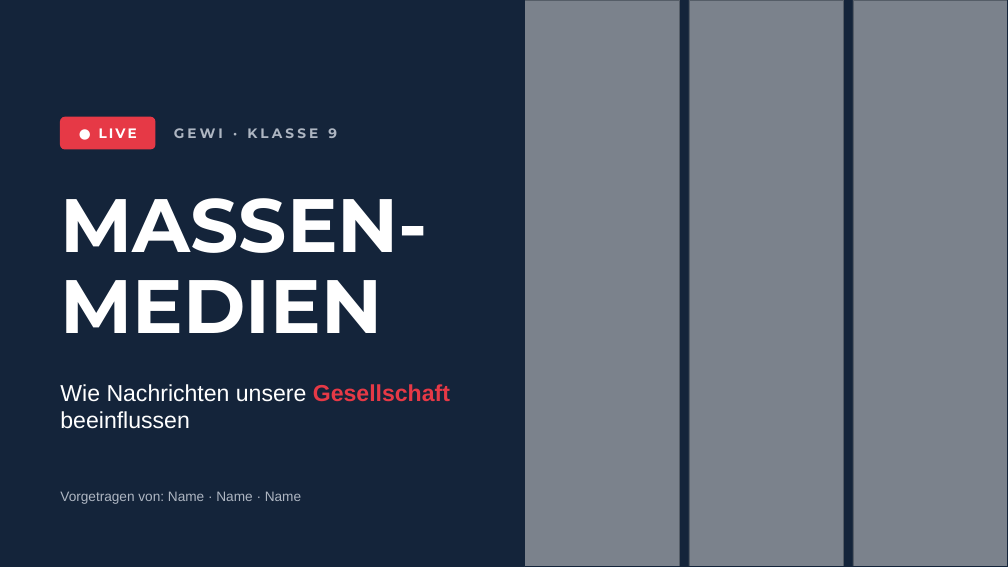
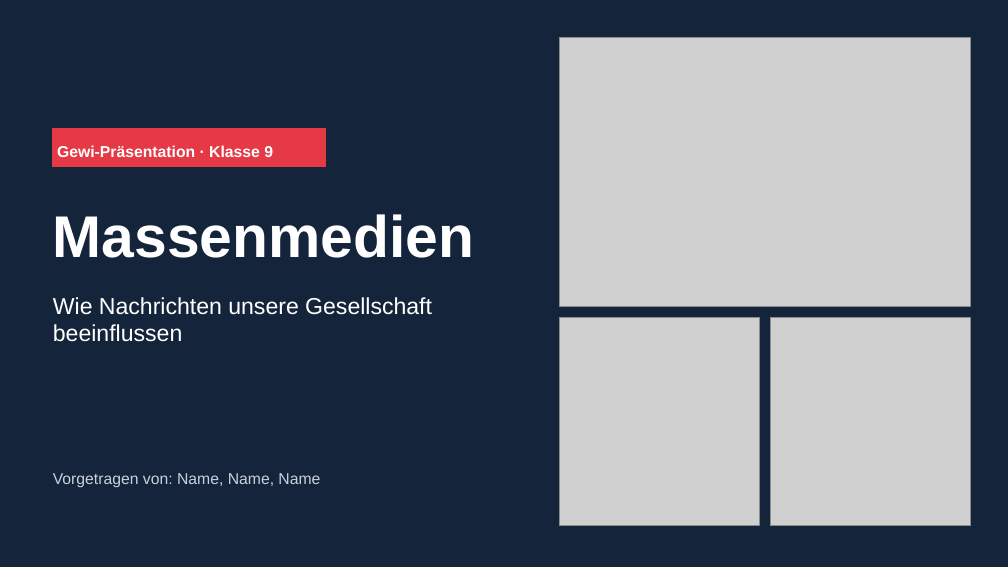
Before and after one commit to kewinngatcheu-cpu/UrbanIQ, a slide deck: slide 1 of Gewi_Massenmedien/Gewi_Praesentation_Massenmedien.pptx. Drawn at 1008x567 pixels with LibreOffice and Linux fonts; fonts in the diff are those of the drawing; grey boxes stand for pictures. Boxes give left, top, right and bottom in pixels: in the first picture for what was removed or moved away, otherwise in the second. Text is boxed around its words. In the diff, an @@ line names an element or a change of style, - is before the commit and + after.

```diff
--- a/Gewi_Massenmedien/Gewi_Praesentation_Massenmedien.pptx
+++ b/Gewi_Massenmedien/Gewi_Praesentation_Massenmedien.pptx
@@ picture removed at (525,0,680,567) @@
@@ rectangle removed at (525,0,1008,567) @@
@@ picture removed at (689,0,844,567) @@
@@ picture removed at (853,0,1008,567) @@
@@ picture added at (560,38,970,306) @@
@@ rounded rectangle removed at (60,117,155,149) @@
@@ rectangle "Gewi-Präsentation · Klasse 9": place and size @@
-rectangle "Gewi-Präsentation · Klasse 9" at (174,128,337,138)
+rectangle "Gewi-Präsentation · Klasse 9" at (53,129,325,166)
@@ rectangle "Gewi-Präsentation · Klasse 9" at (53,129,325,166): fill none to #E63946; outline none to #E63946 0.75 pt @@
@@ text in rectangle at (57,145,273,157): text changed; size 13 to 15 pt; font Montserrat to Arial; text colour #AEB6C2 to #FFFFFF @@
-GEWI · KLASSE 9
+Gewi-Präsentation · Klasse 9
@@ text removed at (99,128,137,138) @@
-● LIVE
@@ text removed at (60,198,428,333) @@
-MASSEN-
-MEDIEN
@@ text added at (53,214,474,258), 56 pt, text #FFFFFF, bold @@
+Massenmedien
@@ text "Wie Nachrichten unsere Gesellschaft beeinflussen": place and size @@
-text "Wie Nachrichten unsere Gesellschaft beeinflussen" at (60,384,450,429)
+text "Wie Nachrichten unsere Gesellschaft beeinflussen" at (53,297,432,342)
@@ text "Wie Nachrichten unsere Gesellschaft beeinflussen" at (53,297,432,342): text colour #E63946 to #FFFFFF, bold off in "Gesellschaft" @@
@@ picture added at (560,318,759,526) @@
@@ picture added at (771,318,970,526) @@
@@ text at (53,473,320,488): text changed; size 13 to 15 pt; text colour #AEB6C2 to #C9D1DC @@
-Vorgetragen von: Name · Name · Name
+Vorgetragen von: Name, Name, Name
```
Also in this commit, not shown: 11 other slides changed, 1 other file.
